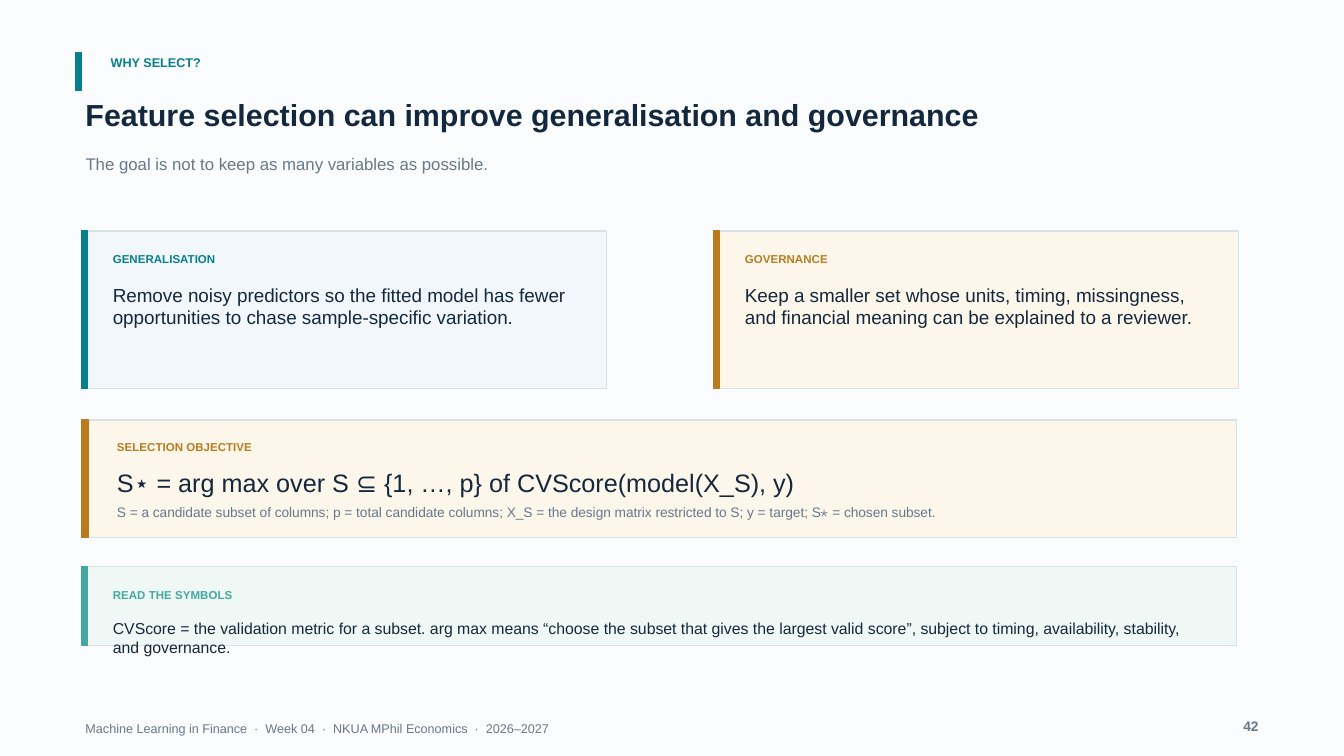
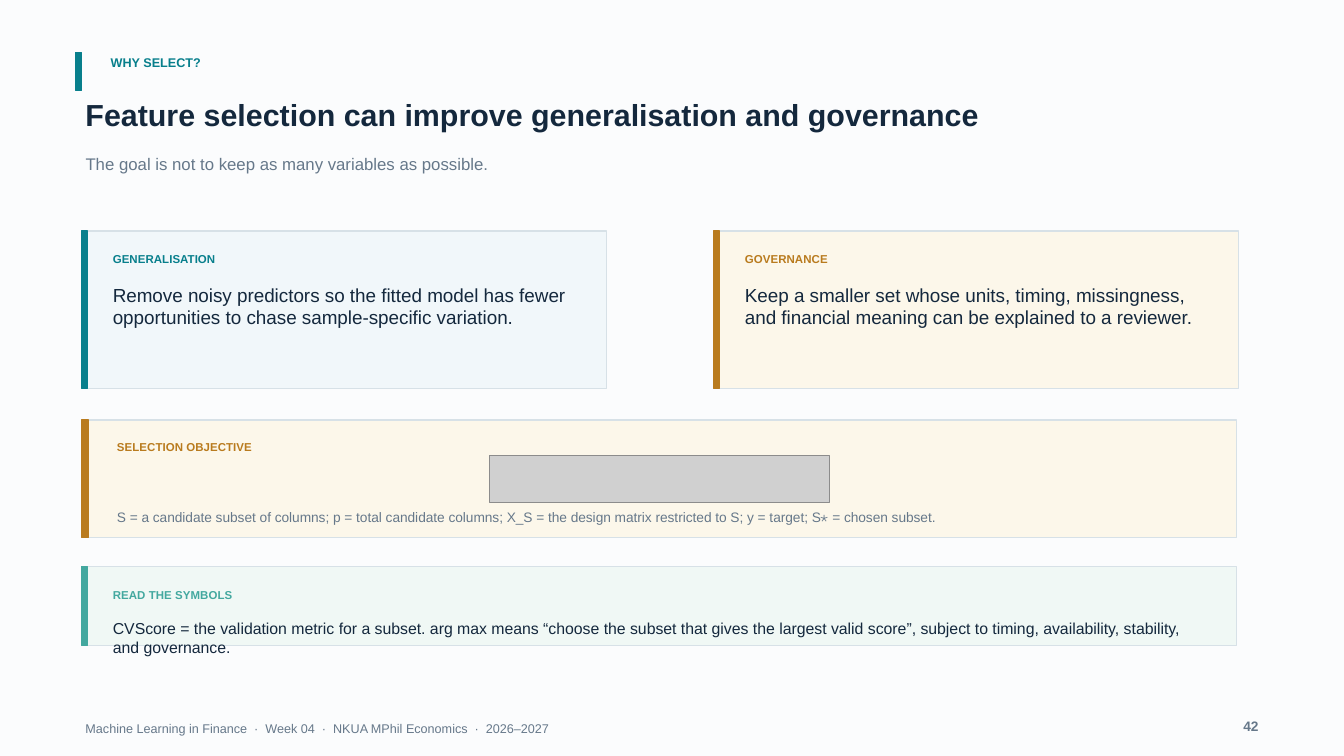
Before and after one commit to fkottas/Teaching-Courses, a slide deck: slide 42 of Machine Learning in Finance/2026-2027/lectures/week-04/slides/Lecture_04_Feature_Engineering_for_Financial_Data_2026-2027.pptx. Drawn at 1344x756 pixels with LibreOffice and Linux fonts; fonts in the diff are those of the drawing; grey boxes stand for pictures. Boxes give left, top, right and bottom in pixels: in the first picture for what was removed or moved away, otherwise in the second. Text is boxed around its words. In the diff, an @@ line names an element or a change of style, - is before the commit and + after.

```diff
--- a/Machine Learning in Finance/2026-2027/lectures/week-04/slides/Lecture_04_Feature_Engineering_for_Financial_Data_2026-2027.pptx
+++ b/Machine Learning in Finance/2026-2027/lectures/week-04/slides/Lecture_04_Feature_Engineering_for_Financial_Data_2026-2027.pptx
@@ text removed at (117, 473, 794, 497) @@
-S⋆ = arg max over S ⊆ {1, …, p} of CVScore(model(X_S), y)
@@ picture added at (490, 456, 830, 503) @@
@@ text "S = a candidate subset ...": place and size @@
-text "S = a candidate subset ..." at (117, 507, 936, 520)
+text "S = a candidate subset ..." at (117, 512, 936, 525)
```
Also in this commit, not shown: 37 other slides changed, 3 other files.
